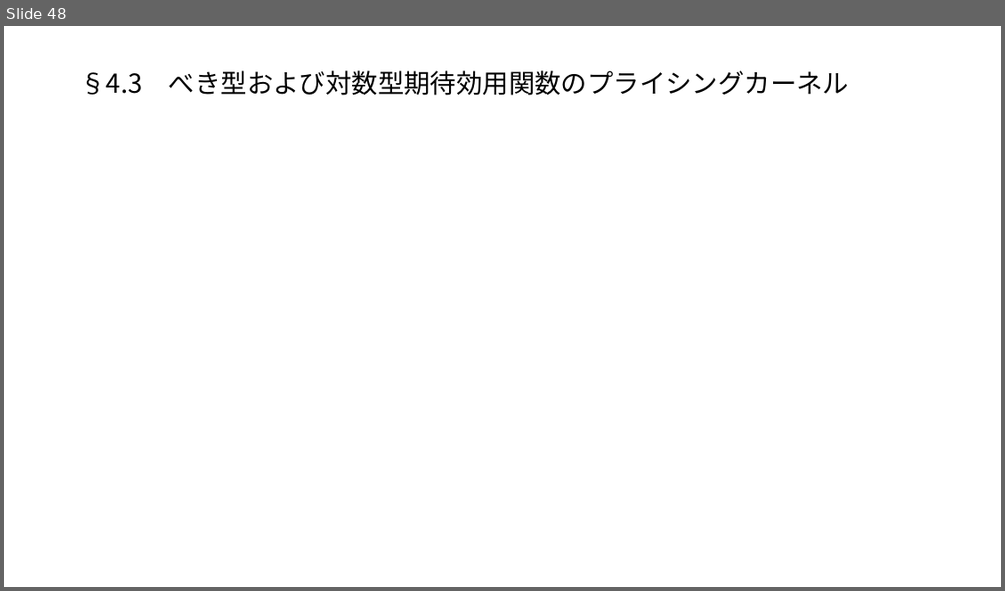
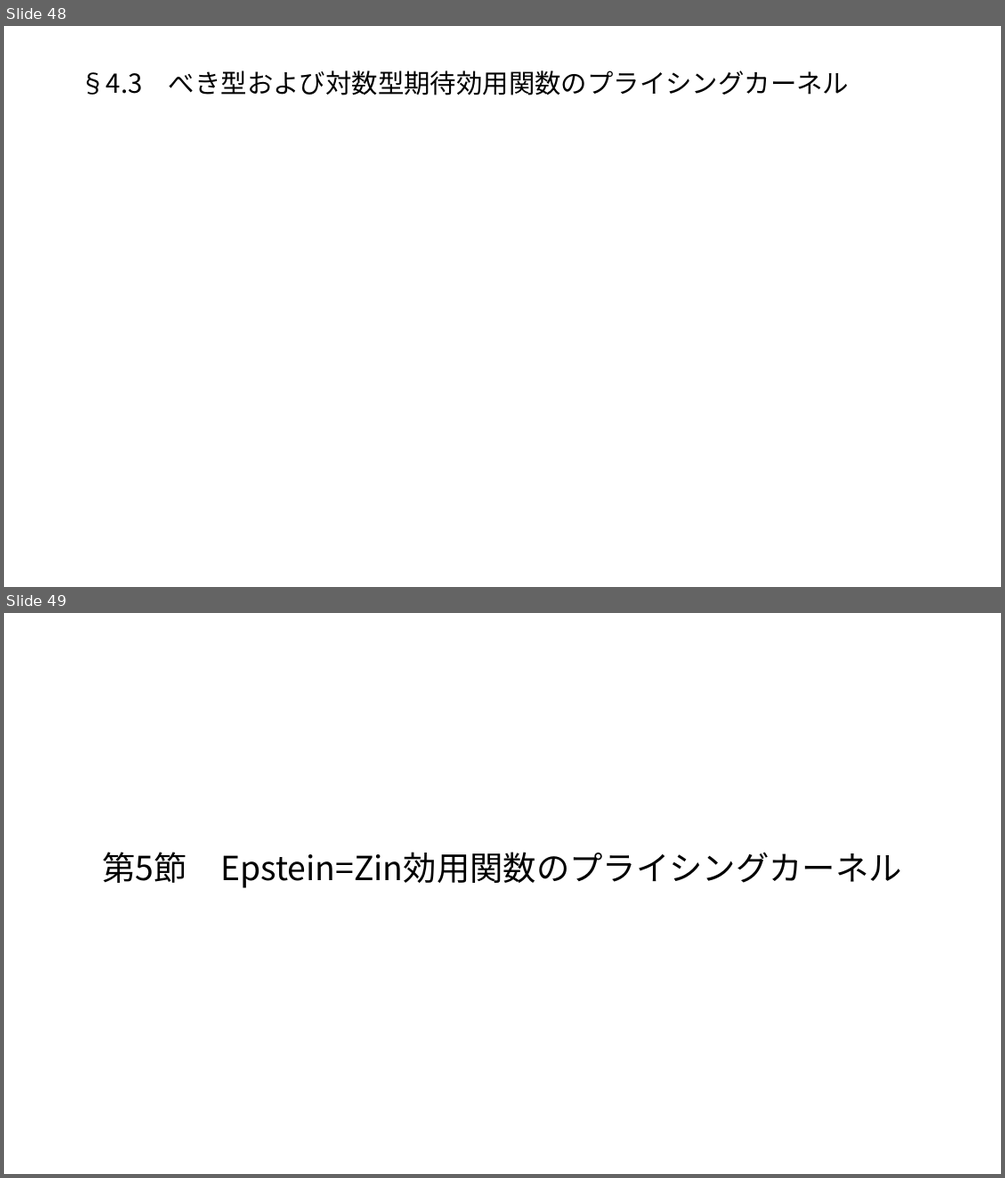
Before and after one commit to macha1811/Long-term-Investment-Theory-and-Practice, a slide deck: 第3章_v2.pptx. Shown one above the other, each under a label of ours: slide 48 before the commit, slides 48 and 49 after it. The pictures are 1005x591 and 1005x1178 pixels, drawn with LibreOffice and Linux fonts; fonts in the diff are those of the drawing; grey boxes stand for pictures. Boxes give left, top, right and bottom in pixels: in the first picture for what was removed or moved away, otherwise in the second. Text is boxed around its words. In the diff, an @@ line names an element or a change of style, - is before the commit and + after.

```diff
--- a/第3章_v2.pptx
+++ b/第3章_v2.pptx
@@ slide 49 added at <box>4,613,1001,1174</box>, background #FFFFFF @@
@@ title added at <box>102,852,902,888</box>, 32 pt, text #000000 @@
+第5節 Epstein=Zin効用関数のプライシングカーネル
```
Also in this commit, not shown: 2 other slides added.
